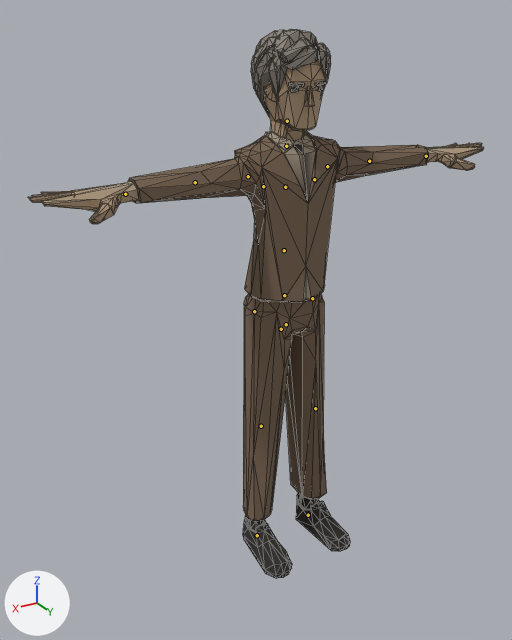
One commit to the glTF model public/figuren/wirt.glb: the scene before it, then after it.
Rendered twice from a 50 mm camera at (1.287, 1.787, 1.864) aimed at (0.135, -0.133, 0.903). Arrows for +X, +Y and +Z are at lower left; the lights stay in place. The first picture is the older version. The bones that change, and the others that lie on the model, are drawn over the model as lines. Mesh edges are drawn as thin lines.

Objects in the first picture: 'wirt'.
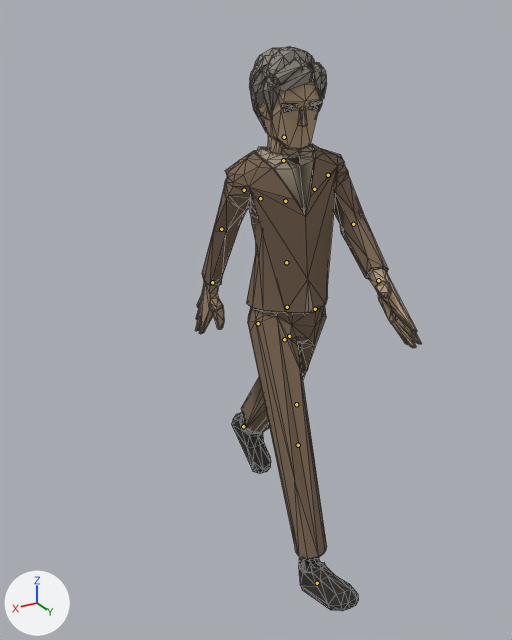
The newer file adds an action. The first version stands in its rest pose; the second is drawn at frame 16 of the action 'Walk'.

The edits, one by one:
Bone 'Body' (bone_body) moves from (0.0, 0.0, 0.0) to (0.00014, -0.00046, 0.0).
Bone 'Body' (bone_body) turns from (0, 0, 0) to (0, 0, 1) degrees about its own x, y and z.
Bone 'Torso' (bone_torso) turns from (0, 0, 0) to (0, -3, 2) degrees about its own x, y and z.
Bone 'Chest' (bone_chest) turns from (0, 0, 0) to (-1, -3, 1) degrees about its own x, y and z.
Bone 'Neck' (bone_neck) turns from (0, 0, 0) to (8, 0, 0) degrees about its own x, y and z.
Bone 'Head' (bone_head) turns from (0, 0, 0) to (-3, 0, -3) degrees about its own x, y and z.
Bone 'Shoulder.L' (bone_shoulder_l) moves from (0.0, 0.0, 0.0) to (7e-05, 6e-05, 6e-05).
Bone 'UpperArm.L' (bone_upperarm_l) turns from (0, 0, 0) to (-70, -24, -11) degrees about its own x, y and z.
Bone 'LowerArm.L' (bone_lowerarm_l) turns from (0, 0, 0) to (-16, -3, -23) degrees about its own x, y and z.
Bone 'Wrist.L' (bone_wrist_l) turns from (0, 0, 0) to (2, 1, -14) degrees about its own x, y and z.
Bone 'Shoulder.R' (bone_shoulder_r) moves from (0.0, 0.0, 0.0) to (-7e-05, 6e-05, 6e-05).
Bone 'UpperArm.R' (bone_upperarm_r) turns from (0, 0, 0) to (-65, -29, -16) degrees about its own x, y and z.
Bone 'LowerArm.R' (bone_lowerarm_r) turns from (0, 0, 0) to (-14, -1, 0) degrees about its own x, y and z.
Bone 'UpperLeg.L' (bone_upperleg_l) turns from (0, 0, 0) to (3, 1, -15) degrees about its own x, y and z.
Bone 'LowerLeg.L' (bone_lowerleg_l) turns from (0, 0, 0) to (35, 0, 0) degrees about its own x, y and z.
Bone 'UpperLeg.R' (bone_upperleg_r) turns from (0, 0, 0) to (-1, 2, -32) degrees about its own x, y and z.
Bone 'LowerLeg.R' (bone_lowerleg_r) turns from (0, 0, 0) to (16, 0, 0) degrees about its own x, y and z.
Bone 'Foot.L' (bone_foot_l) moves from (0.0, 0.0, 0.0) to (-0.00011, -0.00499, -0.00159).
Bone 'Foot.L' (bone_foot_l) turns from (0, 0, 0) to (53, 1, -6) degrees about its own x, y and z.
Bone 'Foot.R' (bone_foot_r) moves from (0.0, 0.0, 0.0) to (0.00023, 0.00368, -0.00045).
Bone 'Foot.R' (bone_foot_r) turns from (0, 0, 0) to (-26, 0, 0) degrees about its own x, y and z.

Where the change shows, as pixel boxes [x1, y1, x2, y2] in the pictures (512 x 640 px):
'wirt', posed (50% narrower)
    before: [28, 29, 484, 578]
    after: [195, 46, 422, 611]
bone 'Body', root to tip
    before: (281, 329) to (281, 326)
    after: (284, 339) to (284, 337)
bone 'Torso', root to tip
    before: (284, 250) to (284, 248)
    after: (286, 262) to (286, 260)
bone 'Chest', root to tip
    before: (285, 187) to (285, 184)
    after: (285, 201) to (285, 198)
bone 'Neck', root to tip
    before: (286, 146) to (286, 143)
    after: (283, 160) to (283, 158)
bone 'Head', root to tip
    before: (287, 121) to (287, 118)
    after: (284, 137) to (284, 134)
bone 'Shoulder.L', root to tip
    before: (314, 179) to (316, 178)
    after: (314, 189) to (316, 187)
bone 'UpperArm.L', root to tip
    before: (327, 166) to (329, 166)
    after: (328, 175) to (329, 177)
bone 'LowerArm.L', root to tip
    before: (369, 161) to (372, 161)
    after: (353, 224) to (354, 225)
bone 'Wrist.L', root to tip
    before: (426, 156) to (428, 155)
    after: (378, 280) to (379, 282)
bone 'Shoulder.R', root to tip
    before: (263, 186) to (261, 185)
    after: (260, 198) to (258, 197)
bone 'UpperArm.R', root to tip
    before: (248, 176) to (246, 176)
    after: (244, 190) to (243, 191)
bone 'LowerArm.R', root to tip
    before: (195, 182) to (193, 183)
    after: (221, 229) to (221, 231)
bone 'UpperLeg.L', root to tip
    before: (312, 298) to (312, 299)
    after: (315, 309) to (315, 310)
bone 'LowerLeg.L', root to tip
    before: (315, 408) to (315, 409)
    after: (296, 404) to (296, 405)
bone 'UpperLeg.R', root to tip
    before: (254, 311) to (254, 313)
    after: (258, 323) to (258, 325)
bone 'LowerLeg.R', root to tip
    before: (261, 426) to (260, 427)
    after: (298, 445) to (298, 446)
bone 'Foot.L', root to tip
    before: (308, 515) to (309, 516)
    after: (243, 426) to (244, 428)
bone 'Foot.R', root to tip
    before: (257, 535) to (258, 536)
    after: (317, 583) to (318, 583)
